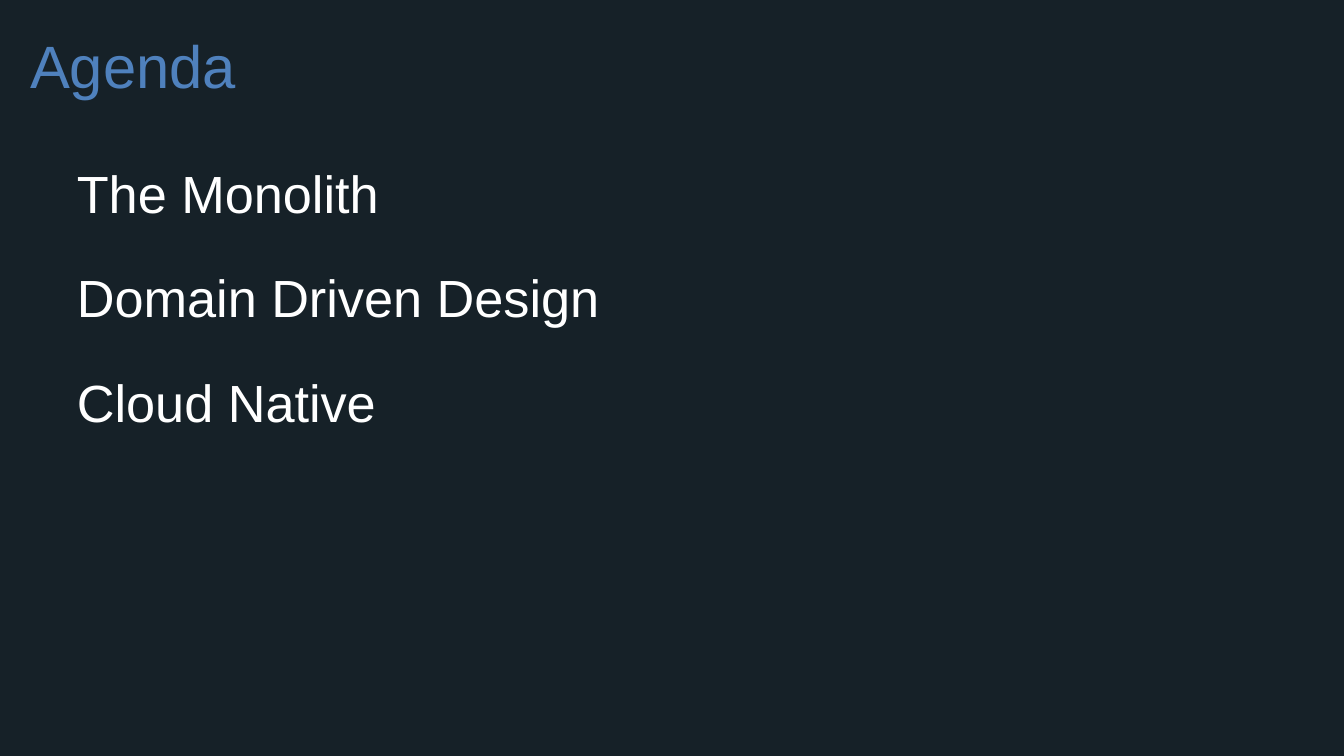
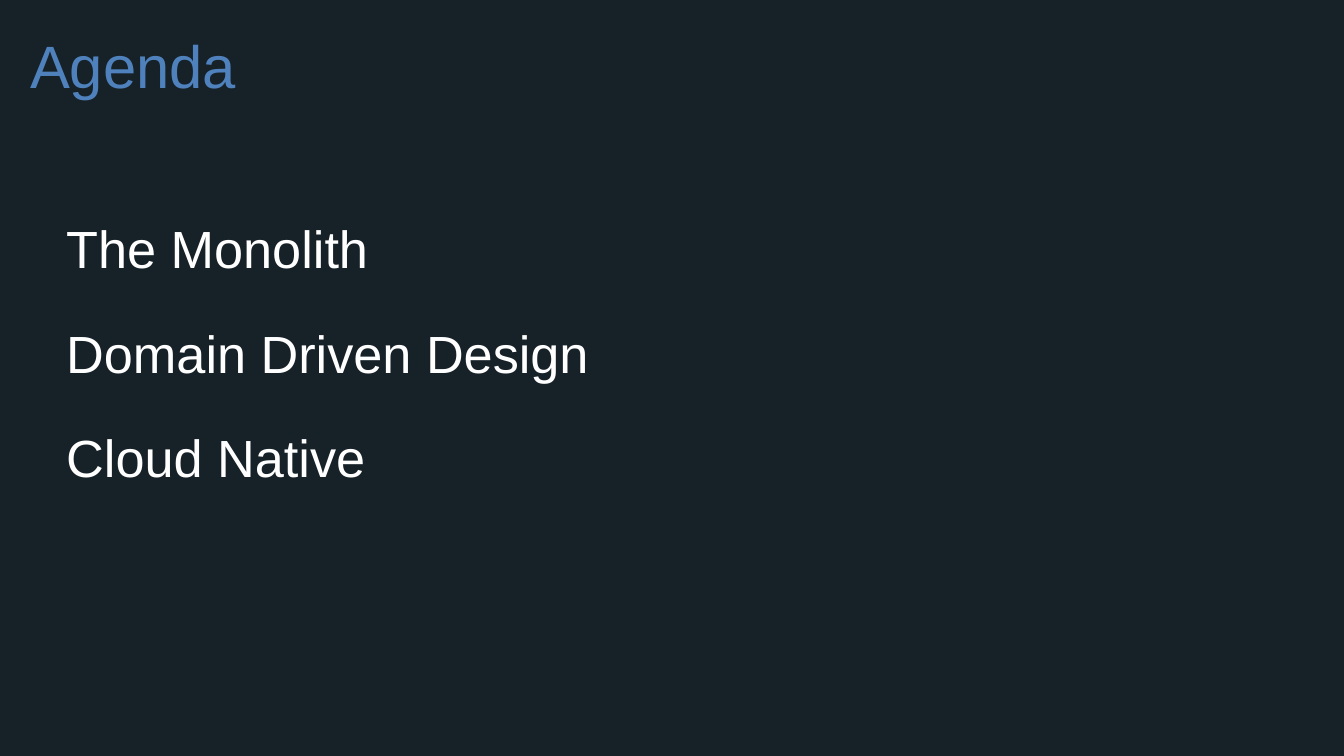
Before and after one commit to ajitkadari/cloud-native-workshop, a slide deck: slide 2 of presentations/Session_1_Getting_Started_With_Microservices.pptx. Drawn at 1344x756 pixels with LibreOffice and Linux fonts; fonts in the diff are those of the drawing; background and template pictures are left out. Boxes give left, top, right and bottom in pixels: in the first picture for what was removed or moved away, otherwise in the second. Text is boxed around its words. In the diff, an @@ line names an element or a change of style, - is before the commit and + after.

```diff
--- a/presentations/Session_1_Getting_Started_With_Microservices.pptx
+++ b/presentations/Session_1_Getting_Started_With_Microservices.pptx
@@ text "The Monolith": place and size @@
-text "The Monolith" at [77, 175, 600, 423]
+text "The Monolith" at [66, 230, 589, 478]
```
Also in this commit, not shown: 2 other slides changed, 7 other files.
